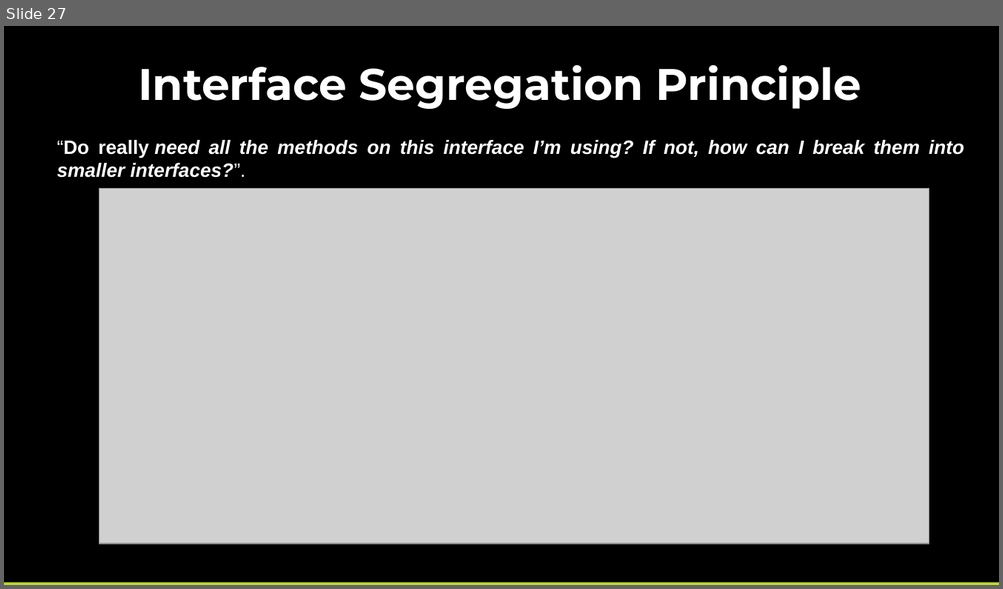
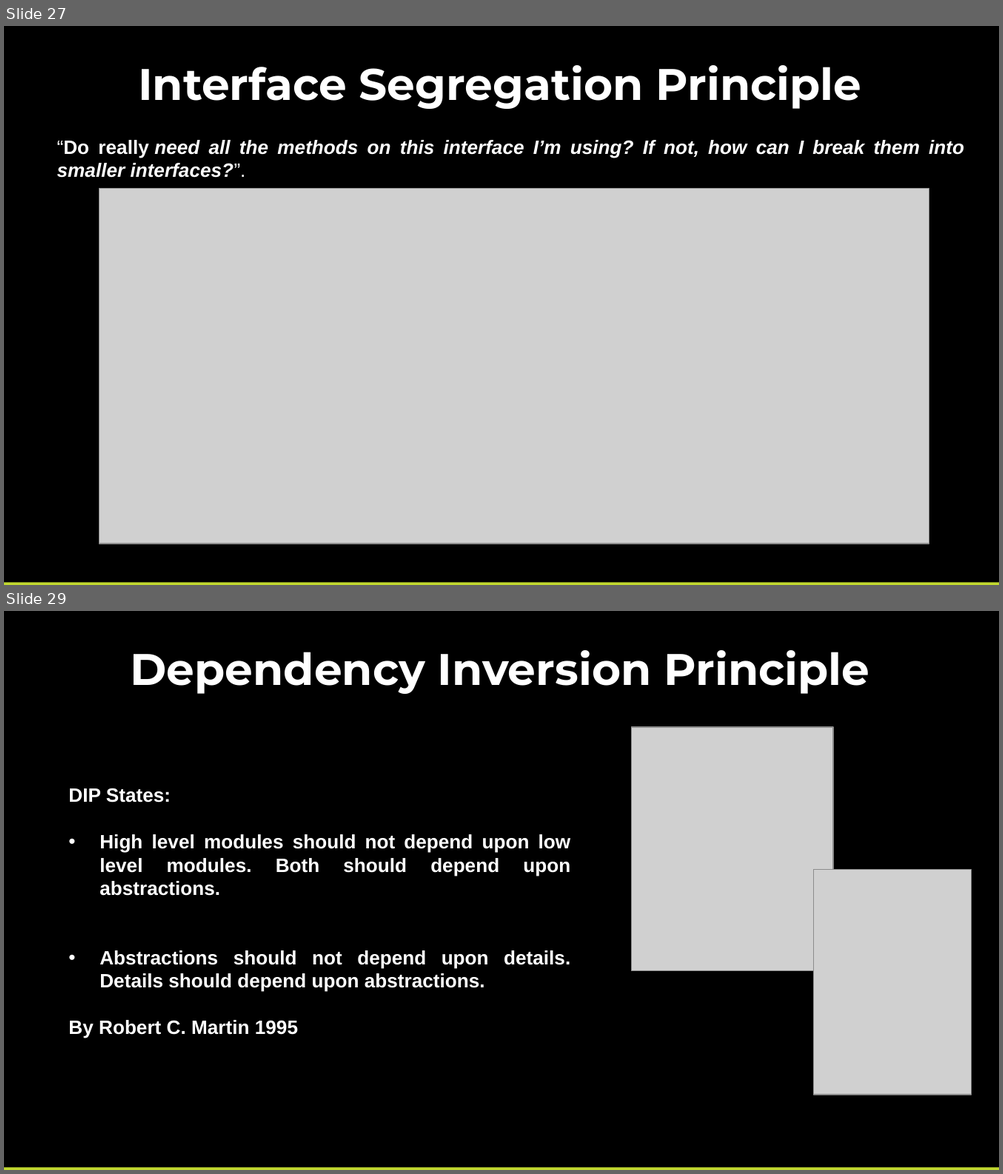
Before and after one commit to pcastellanos/TeamTraining, a slide deck: SOLID/SOLID.pptx. Shown one above the other, each under a label of ours: slide 27 before the commit, slides 27 and 29 after it; the slides between them are not shown. The pictures are 1003x589 and 1003x1174 pixels, drawn with LibreOffice and Linux fonts; fonts in the diff are those of the drawing; grey boxes stand for pictures. Boxes give left, top, right and bottom in pixels: in the first picture for what was removed or moved away, otherwise in the second. Text is boxed around its words. In the diff, an @@ line names an element or a change of style, - is before the commit and + after.

Commit message:
Dependency Inversion sample

```diff
--- a/SOLID/SOLID.pptx
+++ b/SOLID/SOLID.pptx
@@ slide 29 added at bbox=[4, 611, 999, 1170], background #000000 @@
@@ text added at bbox=[130, 650, 869, 694], 32 pt, text #FFFFFF, bold @@
+Dependency Inversion Principle
@@ picture added at bbox=[632, 727, 834, 971] @@
@@ text added at bbox=[68, 788, 571, 1039], 14 pt, text #FFFFFF, bold @@
+DIP States:
+• High level modules should not depend upon low level modules. Both should depend upon abstractions.
+• Abstractions should not depend upon details. Details should depend upon abstractions.
+By Robert C. Martin 1995
@@ picture added at bbox=[814, 869, 972, 1094] @@
@@ rectangle added at bbox=[4, 1168, 999, 1170], fill #C1D82F @@
```
Also in this commit, not shown: 4 other slides added, 4 other files.
